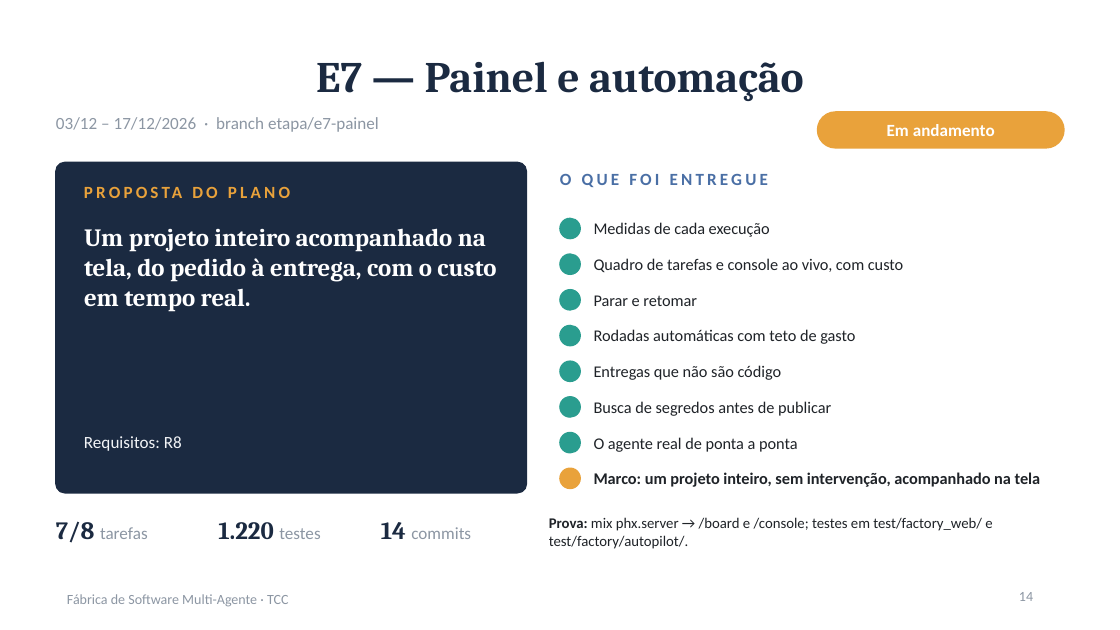
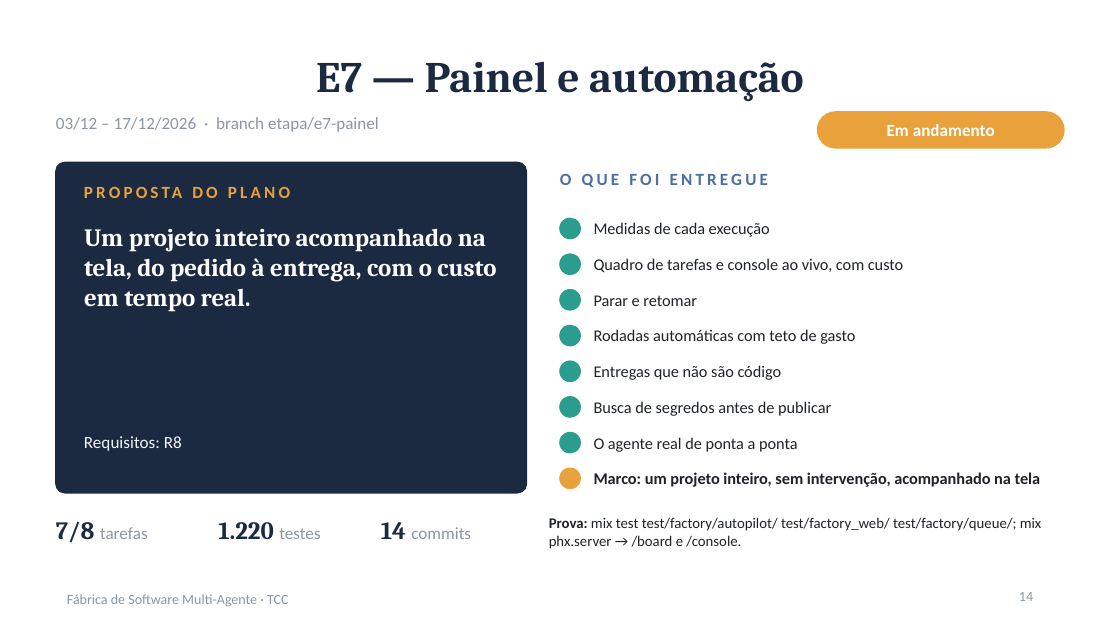
Before and after one commit to enzoconsulo/Generic-Multi-Agents, a slide deck: slide 14 of apresentacao-orientador/apresentacao-principal.pptx. Drawn at 1120x630 pixels with LibreOffice and Linux fonts; fonts in the diff are those of the drawing. Boxes give left, top, right and bottom in pixels: in the first picture for what was removed or moved away, otherwise in the second. Text is boxed around its words. In the diff, an @@ line names an element or a change of style, - is before the commit and + after.

```diff
--- a/apresentacao-orientador/apresentacao-principal.pptx
+++ b/apresentacao-orientador/apresentacao-principal.pptx
@@ text at box(549, 517, 1042, 549): text changed @@
-Prova: mix phx.server → /board e /console; testes em test/factory_web/ e test/factory/autopilot/.
+Prova: mix test test/factory/autopilot/ test/factory_web/ test/factory/queue/; mix phx.server → /board e /console.
```
Also in this commit, not shown: 4 other slides changed, 8 other files.
